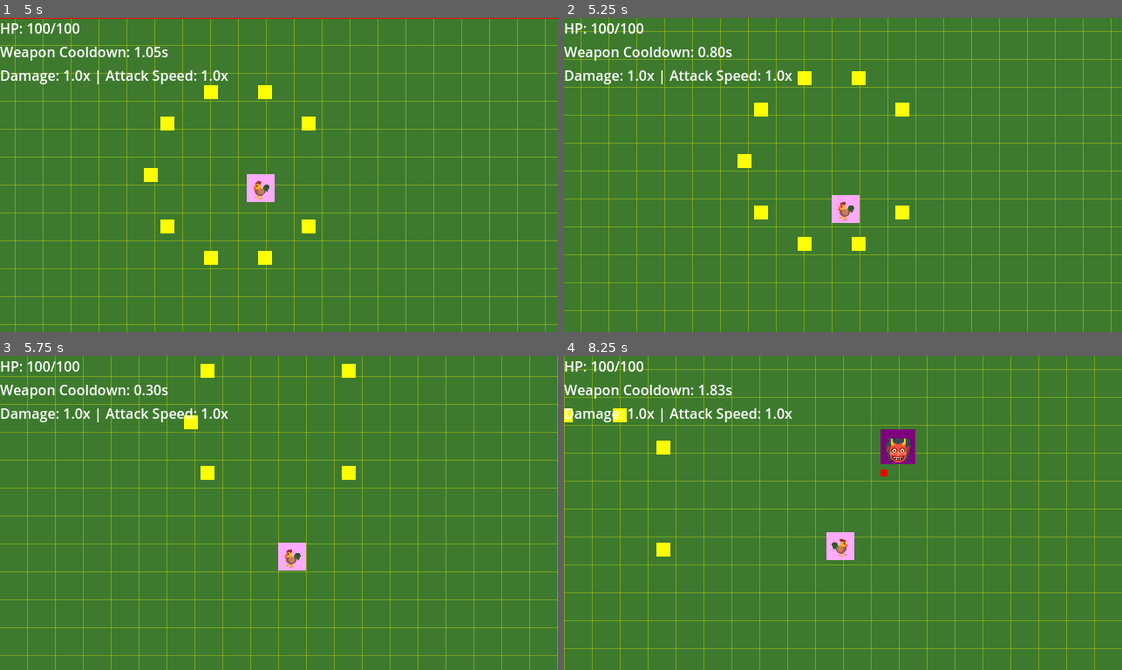
Above: before the commit, frames 1-4 (two rows, left to right).
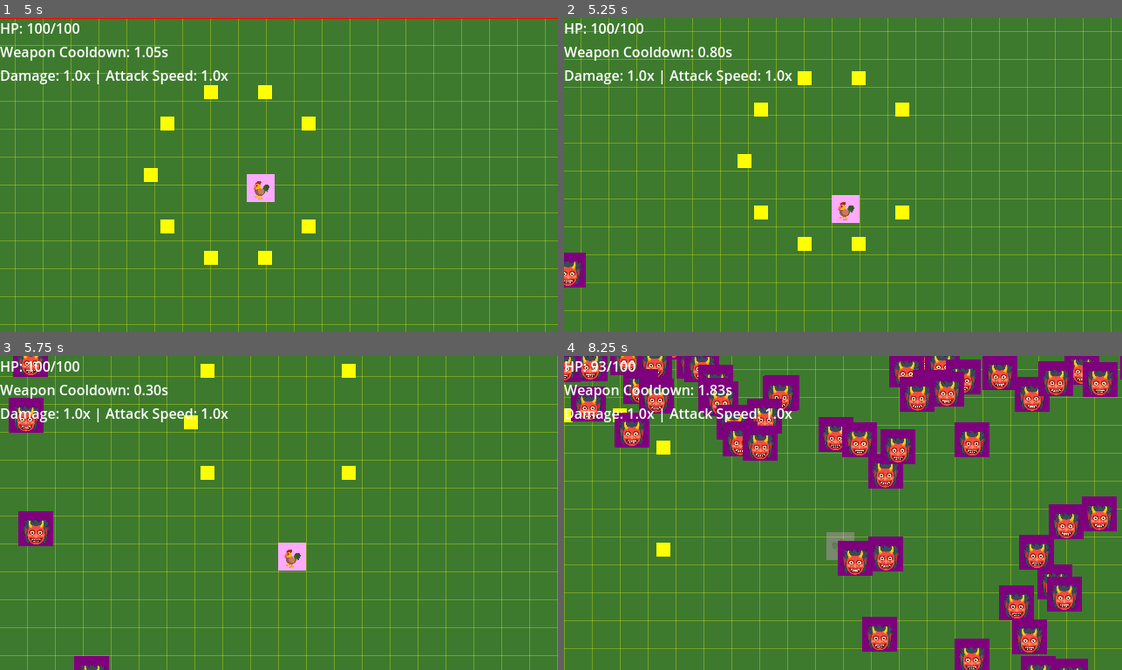
Above: after the commit, the same moments.

Repository: thejoshyee/sarimanok-game
Game: Godot game, scene res://main.tscn
Same seed, same stepped clock (60 frames per second), same inputs: the game is played once before the commit and once after it.
Inputs:
- Up to frame 1 (5 s): tap Enter (ui_accept) at 0.5, 0.77, 1.52, 3.02, 3.77, 4.52 s; hold Right (move_right) 0.53-1.28 s; hold 1 0.53-1.28 s; hold S (move_down) 1.28-2.03 s; tap 2 at 1.35 s; hold Right (move_right) 2.03-2.78 s; hold 3 2.03-2.78 s; hold Up (move_up) 2.78-3.53 s; tap 1 at 2.85 s; hold 2 3.53-4.28 s; hold A (move_left) from 3.53 s (still down); tap 3 at 4.35 s
- Up to frame 2 (5.25 s): release A (move_left) at 5.03 s; hold S (move_down) from 5.03 s (still down); hold 1 from 5.03 s (still down)
- Up to frame 3 (5.75 s): keep holding S (move_down); keep holding 1
- Up to frame 4 (8.25 s): release S (move_down) at 5.78 s; release 1 at 5.78 s; hold Right (move_right) 5.78-6.53 s; tap 2 at 5.85 s; tap Enter (ui_accept) at 6.02, 6.77, 7.52 s; hold Up (move_up) 6.53-7.28 s; hold 3 6.53-7.28 s; hold Right (move_right) 7.28-8.03 s; tap 1 at 7.35 s; hold S (move_down) from 8.03 s (still down); hold 2 from 8.03 s (still down)

Frame 1 is identical in both runs. In frame 2, 0.4% of the frame differs, in the area x 0-4%, y 74-86%; in frame 3, 2.0%; in frame 4, 23%, in the area x 0-100%, y 0-100%.

Commit message:
Add dynamic spawn interval scaling to enemy spawner

Diff:
--- a/game/scripts/core/enemy_spawner.gd
+++ b/game/scripts/core/enemy_spawner.gd
@@ -3,6 +3,8 @@
 # References - set in Inspector
 @export var player_path: NodePath
 @export var enemy_pool_id: String = "enemy_test"  # Pool ID instead of scene
+
+@onready var spawn_timer: Timer = $SpawnTimer
 
 # Cached player reference
 var player: Node2D
@@ -42,3 +44,8 @@
 
 	enemy.global_position = spawn_pos
 	enemy.initialize_stats(GameTimer.elapsed_minutes)
+
+	# Update spawn rate for next cycle - gets faster over time
+	var elapsed = GameTimer.elapsed_minutes
+	spawn_timer.wait_time = SpawnManager.get_spawn_interval(elapsed)
+	print("Spawn interval: ", spawn_timer.wait_time, "s at ", elapsed, " min")
Not shown, changed: .taskmaster/tasks/tasks.json
